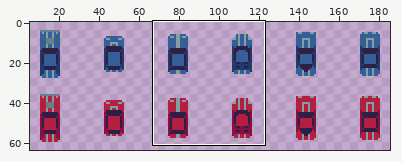
Edited in one commit: pixel-art file (Assets/Raw Assets/Cars.aseprite). The first picture is a wide view before the edit; the outline marks the close-up.
Close-up. Before the commit:
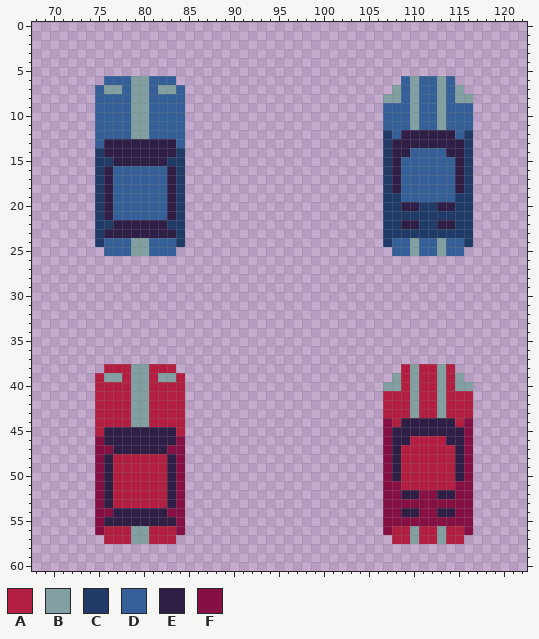
192x64 pixels, 1 frame. Shown: x 68..122, y 0..60. The wide view leaves out empty margins. The commit also changed other parts of the picture, which this record leaves out.
Palette (. is transparent): A #b41e40  B #829fa1  C #203b68  D #345f99  E #2f1e45  F #861043
New version:
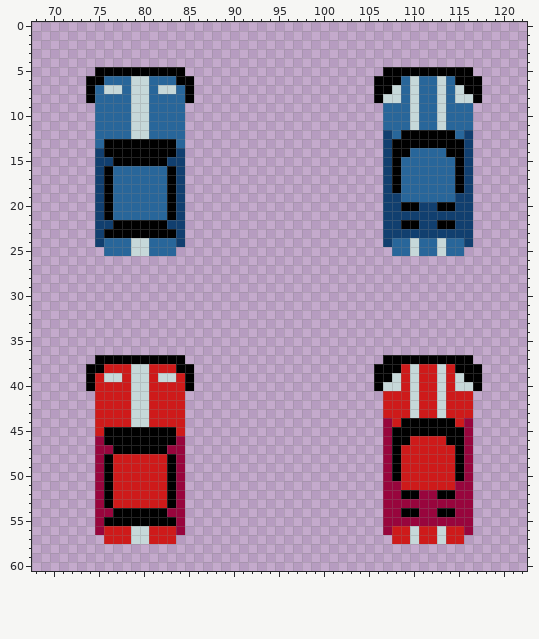
The edit:
Colour A changes from #b41e40 to #ce1a1a.
Colour B changes from #829fa1 to #c6d8d9.
Colour C changes from #203b68 to #113f6f.
Colour D changes from #345f99 to #28669a.
Colour E changes from #2f1e45 to #000000.
Colour F changes from #861043 to #98053d.
Layer "Layer 1":
The edit adds colour E in row 5 at x 75 to 84 and 107 to 116; in row 6 at x 74 to 75, 84 to 85, 106 to 108 and 115 to 117; in row 7 at x 74, 85, 106 to 107 and 116 to 117; in row 8 at x 74, 85, 106 and 117; in row 37 at x 75 to 84 and 107 to 116; in row 38 at x 74 to 75, 84 to 85, 106 to 108 and 115 to 117.
The edit adds colour E in row 39 at x 74, 85, 106 to 107 and 116 to 117; in row 40 at x 74, 85, 106 and 117.
